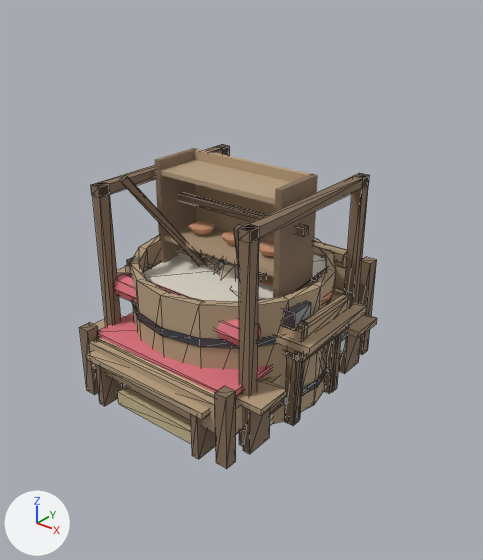
One commit to the glTF model public/models/interior_props.glb: the scene before it, then after it.
Rendered twice from a 50 mm lens placed at (3.1, -3.78, 3.23), pointed at (0.16, -0.1, 0.95). Lighting does not change. The marker at lower left points along +X, +Y and +Z. The picture after the commit comes second. Mesh edges are drawn as thin lines on the coarser meshes.

Names of what the first picture shows: 'prop_bed', 'prop_kneading', 'prop_loom', 'prop_mash_tun', 'prop_pallet', 'prop_shelf', 'prop_table', 'prop_workbench' and 4 more.
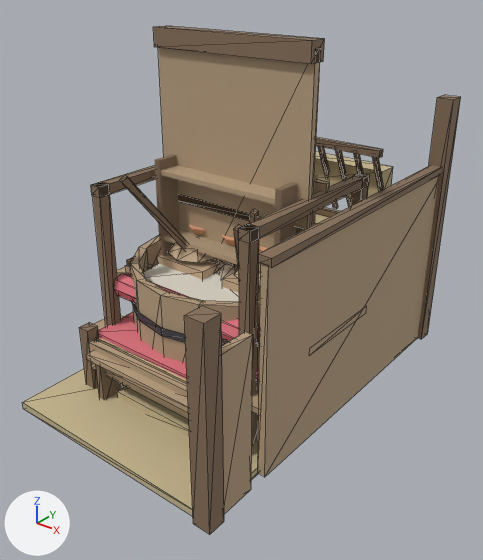
What changed in the scene script:
```text
Add me_mesh_prop_stall:
    me_mesh_prop_stall.from_pydata(...)  # 184 vertices, 280 faces; spans x -0.95..1.04, y -1.52..1.62, z 0.0..2.2
    # faces by material slot: [156, 60, 36, 28]
    me_mesh_prop_stall.materials.append(mat_timberdark)  # brown #866f59
    me_mesh_prop_stall.materials.append(mat_timberplank)  # beige #b8a081
    me_mesh_prop_stall.materials.append(mat_roofthatch)  # beige #c8b890
    me_mesh_prop_stall.materials.append(mat_ironwrought)  # dark grey #616169
Add me_mesh_prop_saddle_rack:
    me_mesh_prop_saddle_rack.from_pydata(...)  # 202 vertices, 300 faces; spans x -0.7..0.7, y -0.3..0.24, z 0.0..1.76
    # faces by material slot: [72, 12, 24, 60, 132]
    me_mesh_prop_saddle_rack.materials.append(mat_timberdark)  # brown #866f59
    me_mesh_prop_saddle_rack.materials.append(mat_timberplank)  # beige #b8a081
    me_mesh_prop_saddle_rack.materials.append(mat_clothmadder)  # pink #e17681
    me_mesh_prop_saddle_rack.materials.append(mat_ironwrought)  # dark grey #616169
    me_mesh_prop_saddle_rack.materials.append(mat_hideleather)  # beige #ceb190
Add me_mesh_prop_plank_wall:
    me_mesh_prop_plank_wall.from_pydata(...)  # a box spanning x -0.7..0.7, y -0.07..0.07, z 2.61..2.75, material slot 0; a box spanning x -0.7..0.7, y -0.06..0.06, z 0.0..0.16, material slot 0; a box spanning x -0.7..0.7, y -0.03..0.03, z 0.0..2.7, material slot 1
    me_mesh_prop_plank_wall.materials.append(mat_timberdark)  # brown #866f59
    me_mesh_prop_plank_wall.materials.append(mat_timberplank)  # beige #b8a081
Add me_mesh_prop_hay:
    me_mesh_prop_hay.from_pydata(...)  # 47 vertices, 74 faces; spans x -0.75..0.75, y -0.62..0.62, z 0.0..1.71
    # faces by material slot: [12, 62]
    me_mesh_prop_hay.materials.append(mat_timberdark)  # brown #866f59
    me_mesh_prop_hay.materials.append(mat_roofthatch)  # beige #c8b890
Add ob_prop_stall:
    ob_prop_stall = bpy.data.objects.new('prop_stall', me_mesh_prop_stall)
    ob_prop_stall.location = (0.0, 0.0, 0.0)
Add ob_prop_saddle_rack:
    ob_prop_saddle_rack = bpy.data.objects.new('prop_saddle_rack', me_mesh_prop_saddle_rack)
    ob_prop_saddle_rack.location = (0.0, 0.0, 0.0)
Add ob_prop_plank_wall:
    ob_prop_plank_wall = bpy.data.objects.new('prop_plank_wall', me_mesh_prop_plank_wall)
    ob_prop_plank_wall.location = (0.0, 0.0, 0.0)
Add ob_prop_hay:
    ob_prop_hay = bpy.data.objects.new('prop_hay', me_mesh_prop_hay)
    ob_prop_hay.location = (0.0, 0.0, 0.0)
```

Changed parts and their boxes [x1, y1, x2, y2] in the pictures (483 x 560 px):
'prop_stall', added: after [22, 95, 461, 534]
    faces in mat_timberplank (beige #b8a081): [222, 176, 439, 514]
    faces in mat_timberdark (brown #866f59): [184, 95, 461, 534]
    faces in mat_roofthatch (beige #c8b890): [22, 152, 393, 516]
'prop_plank_wall', added: after [153, 26, 324, 253]
    faces in mat_timberplank (beige #b8a081): [158, 47, 320, 253]
    faces in mat_timberdark (brown #866f59): [153, 26, 324, 64]
'prop_saddle_rack', added (mostly hidden): after [157, 180, 330, 300]
    faces in mat_hideleather (beige #ceb190): [157, 244, 261, 300]
    faces in mat_timberplank (beige #b8a081): [315, 180, 330, 193]
'prop_hay', added (mostly hidden): after [123, 209, 259, 381]
'prop_shelf', unchanged, covered by the edit: before [154, 148, 318, 298]; after [154, 154, 318, 272]
'prop_table', unchanged, covered by the edit: before [94, 251, 377, 454]; after [94, 266, 259, 445]
'prop_workbench', unchanged, covered by the edit: before [126, 249, 353, 426]; after [126, 264, 156, 274]
'prop_kneading', unchanged, covered by the edit: before [127, 257, 352, 419]; after [127, 257, 152, 269]
